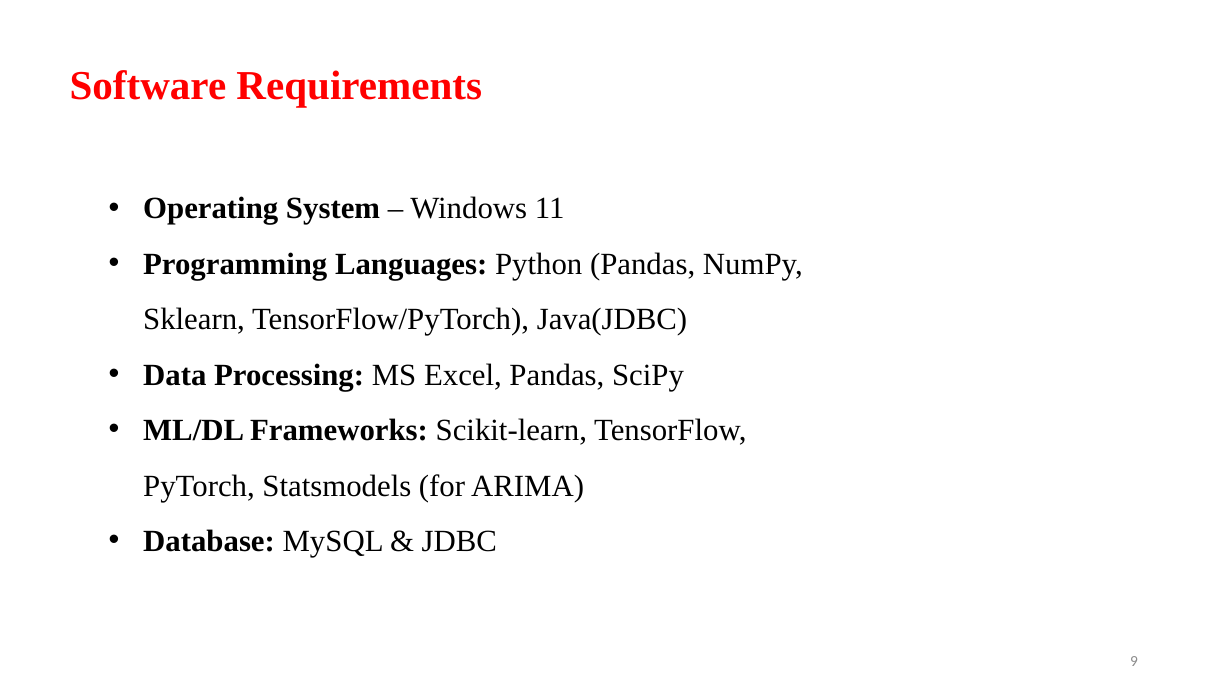
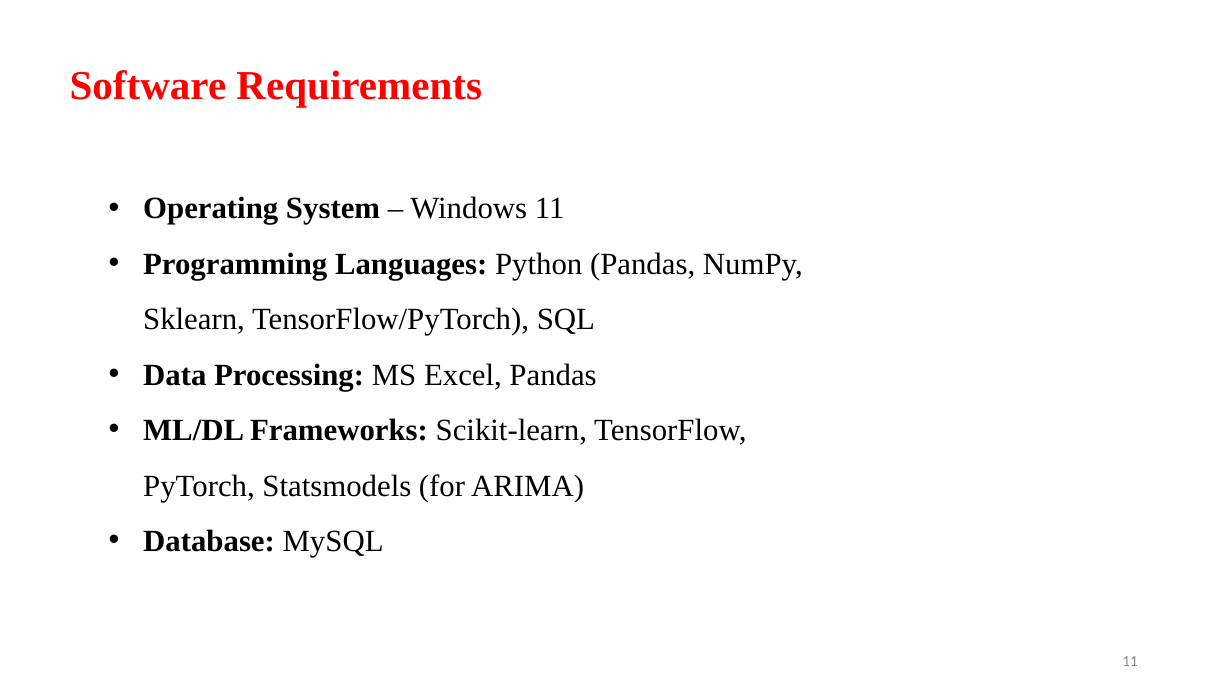
Before and after one commit to Aashif786/Price-Prediction-Model-for-Agricultural-Products, a slide deck: slide 11 of ppts/1.pptx (slide 9 before the commit). Drawn at 1232x693 pixels with LibreOffice and Linux fonts; fonts in the diff are those of the drawing; background and template pictures are left out. Boxes give left, top, right and bottom in pixels: in the first picture for what was removed or moved away, otherwise in the second. Text is boxed around its words. In the diff, an @@ line names an element or a change of style, - is before the commit and + after.

```diff
--- a/ppts/1.pptx
+++ b/ppts/1.pptx
@@ text at bbox=[143, 252, 803, 391]: text changed @@
-• Programming Languages: Python (Pandas, NumPy, Sklearn, TensorFlow/PyTorch), Java(JDBC)
-• Data Processing: MS Excel, Pandas, SciPy
+• Programming Languages: Python (Pandas, NumPy, Sklearn, TensorFlow/PyTorch), SQL
+• Data Processing: MS Excel, Pandas
@@ text at bbox=[143, 529, 384, 557]: text changed; bold on @@
-• Database: MySQL & JDBC
+• Database: MySQL
@@ page number at bbox=[1122, 656, 1138, 666]: text changed @@
-9
+11
```
Also in this commit, not shown: 2 other slides changed, 2 slides added.
